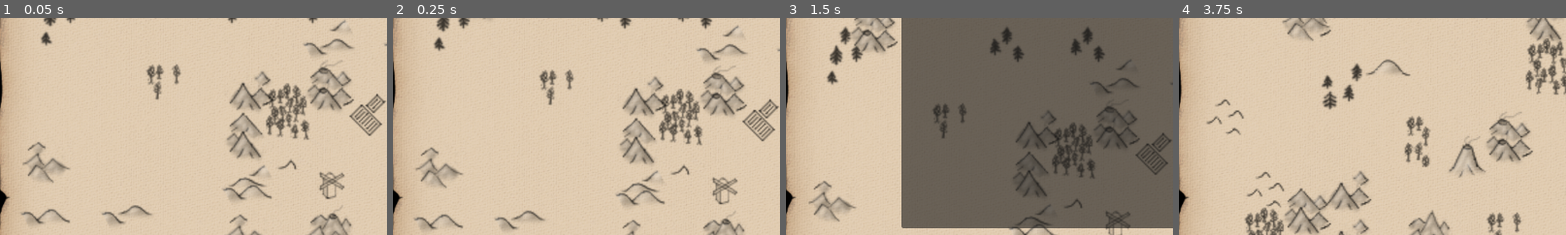
Above: before the commit, frames 1-4 (left to right).
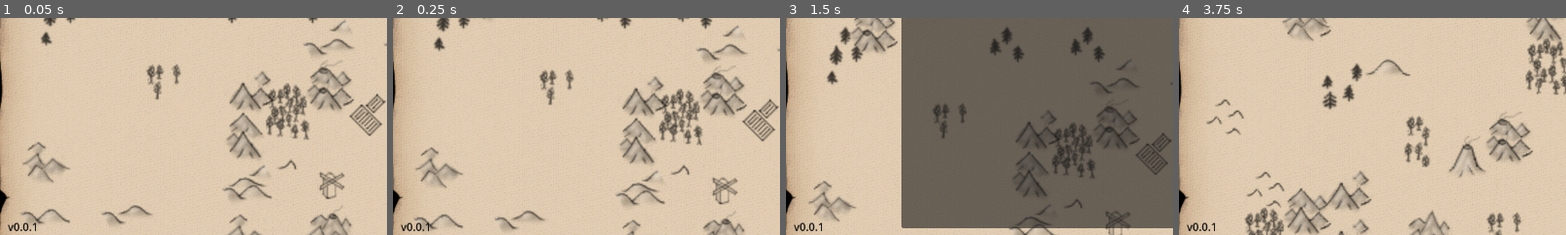
Above: after the commit, the same moments.

Repository: V-ktor/RNG-quest
Game: Godot game, scene res://gui/menu.tscn
The game is run twice, just before and just after one commit, with the same random seed, the same clock (stepped at 60 frames per second) and the same inputs.
Inputs (mouse positions are % of the whole screen's width and height, from its top left):
- Up to frame 1 (0.05 s): no input
- Up to frame 2 (0.25 s): no input
- Up to frame 3 (1.5 s): click "Continue" at 0.5 s; click "Continue" at 1.25 s
- Up to frame 4 (3.75 s): click "Create Character" at 2 s; click (17, 7) at 2.77 s; type "Alex" at 2.85 s; click (17, 18) at 3 s; type "12" at 3.08 s; click (17, 75) at 3.23 s; type "12" at 3.32 s; click "Back" at 3.5 s
The pictures show only the part of the screen within x 0-50%, y 50-100%; the shares and areas given below are measured in that part.

The runs differ from the first frame. In frame 1, 0.1% of the frame differs, in the area x 2-10%, y 94-99%; in frame 2, 0.1%; in frame 3, 0.1%; in frame 4, 0.1%.

Commit message:
Bump version to v0.0.1

Diff:
--- a/gui/menu.tscn
+++ b/gui/menu.tscn
@@ -1050,6 +1050,18 @@
 "": SubResource("AnimationLibrary_uxs0h")
 }
 
+[node name="Label" type="Label" parent="."]
+anchors_preset = -1
+anchor_top = 1.0
+anchor_bottom = 1.0
+offset_left = 16.0
+offset_top = -24.0
+offset_right = 96.0
+grow_vertical = 0
+theme_override_colors/font_color = Color(0.0588235, 0.0588235, 0.0588235, 1)
+text = "v0.0.1"
+vertical_alignment = 1
+
 [connection signal="pressed" from="Panel/VBoxContainer/Button0" to="." method="_show_characters"]
 [connection signal="pressed" from="Panel/VBoxContainer/Button1" to="." method="_new_character"]
 [connection signal="pressed" from="Panel/VBoxContainer/Button3" to="." method="_quit"]
